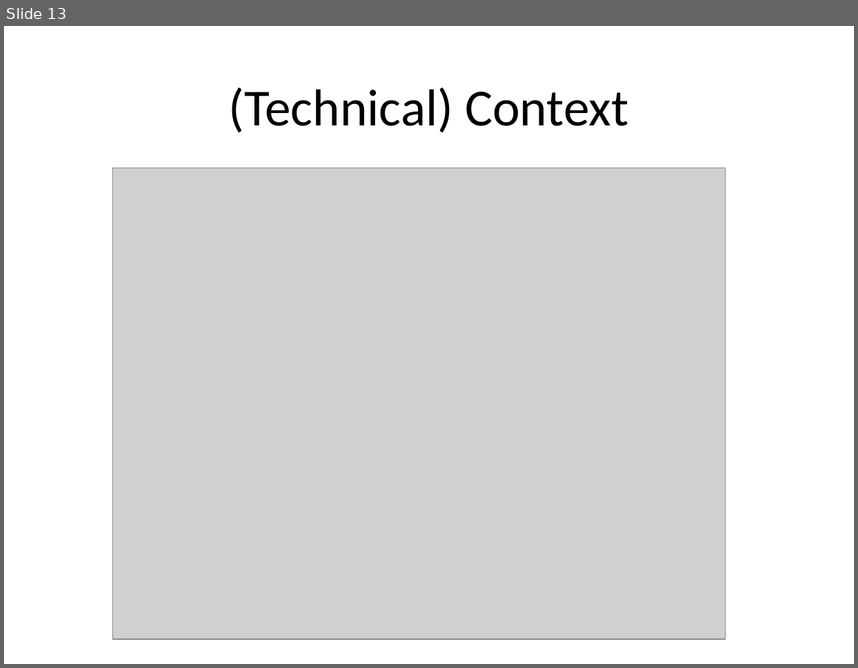
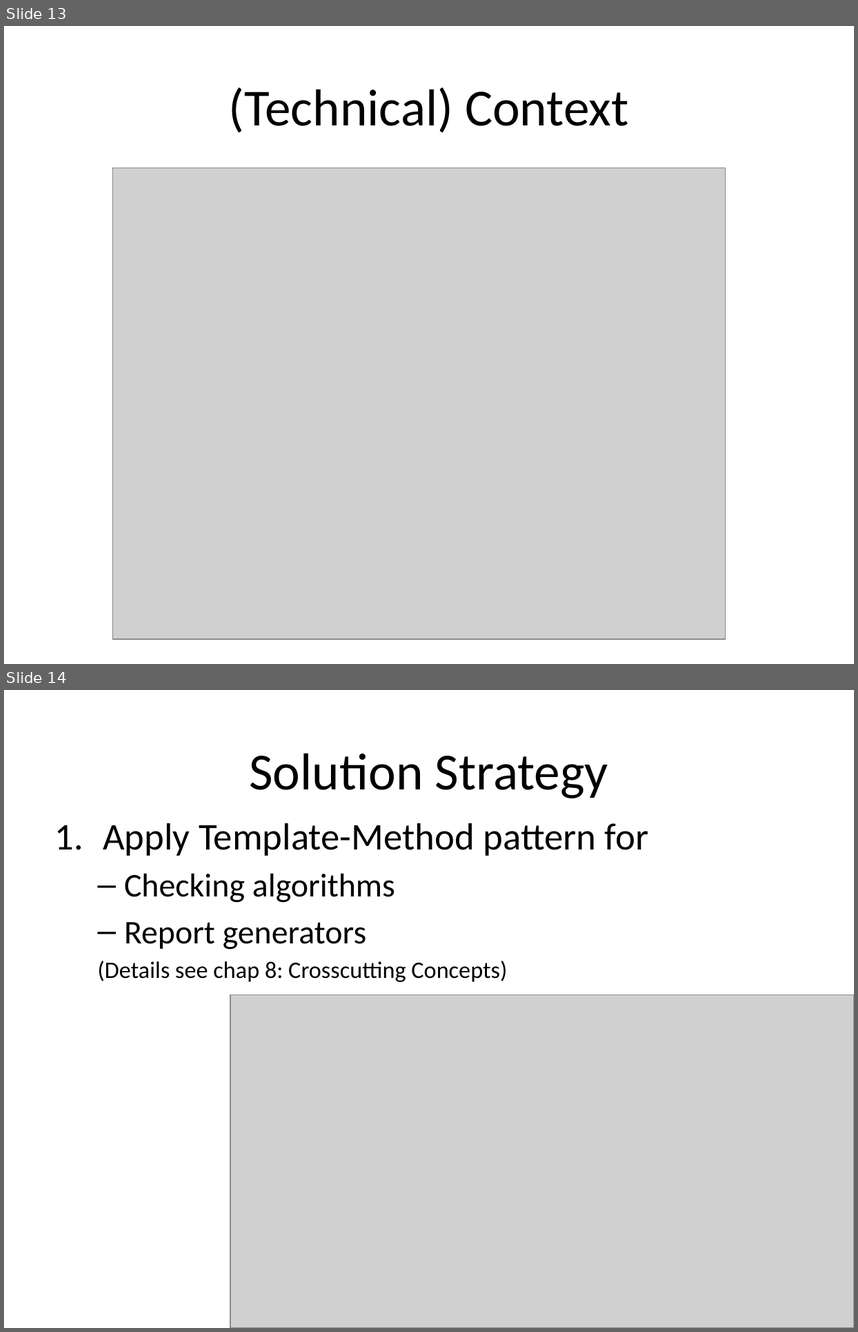
Before and after one commit to aim42/htmlSanityCheck, a slide deck: src/docs/presentation/HTMLSC-presentation.pptx. Shown one above the other, each under a label of ours: slide 13 before the commit, slides 13 and 14 after it. The pictures are 858x668 and 858x1332 pixels, drawn with LibreOffice and Linux fonts; fonts in the diff are those of the drawing; grey boxes stand for pictures. Boxes give left, top, right and bottom in pixels: in the first picture for what was removed or moved away, otherwise in the second. Text is boxed around its words. In the diff, an @@ line names an element or a change of style, - is before the commit and + after.

```diff
--- a/src/docs/presentation/HTMLSC-presentation.pptx
+++ b/src/docs/presentation/HTMLSC-presentation.pptx
@@ slide 14 added at (4, 690, 854, 1328), background #FFFFFF @@
@@ title added at (249, 753, 608, 798), 44 pt, text #000000 @@
+Solution Strategy
@@ text added at (98, 823, 649, 982), 20 pt, text #000000 @@
+1. Apply Template-Method pattern for
+  – Checking algorithms
+  – Report generators
+  (Details see chap 8: Crosscutting Concepts)
@@ picture added at (230, 994, 854, 1328) @@
```
Also in this commit, not shown: 2 slides changed.
